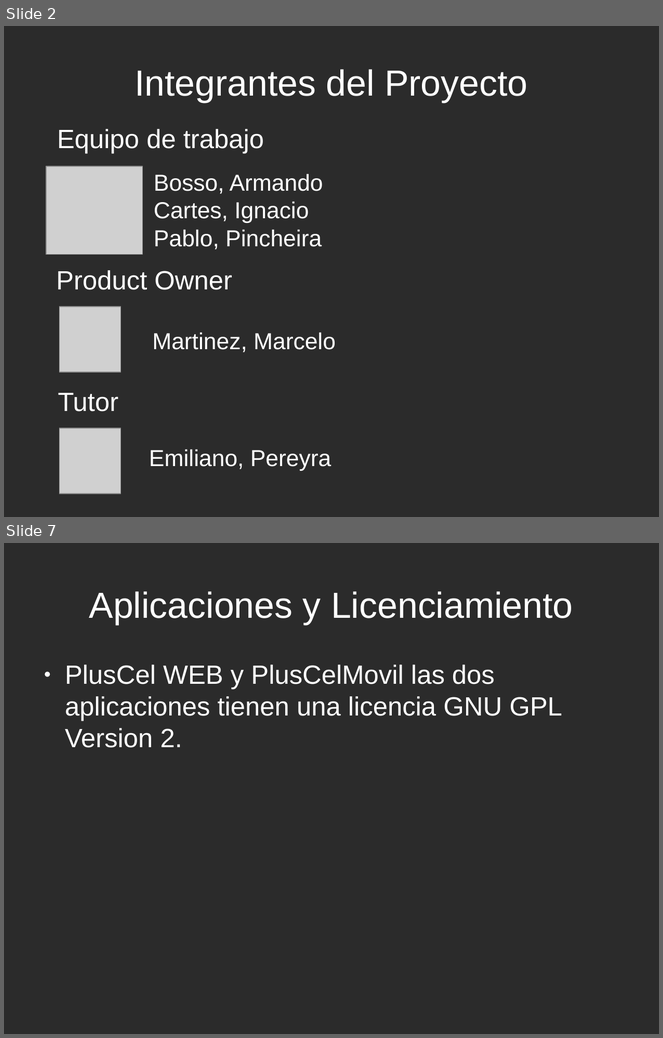
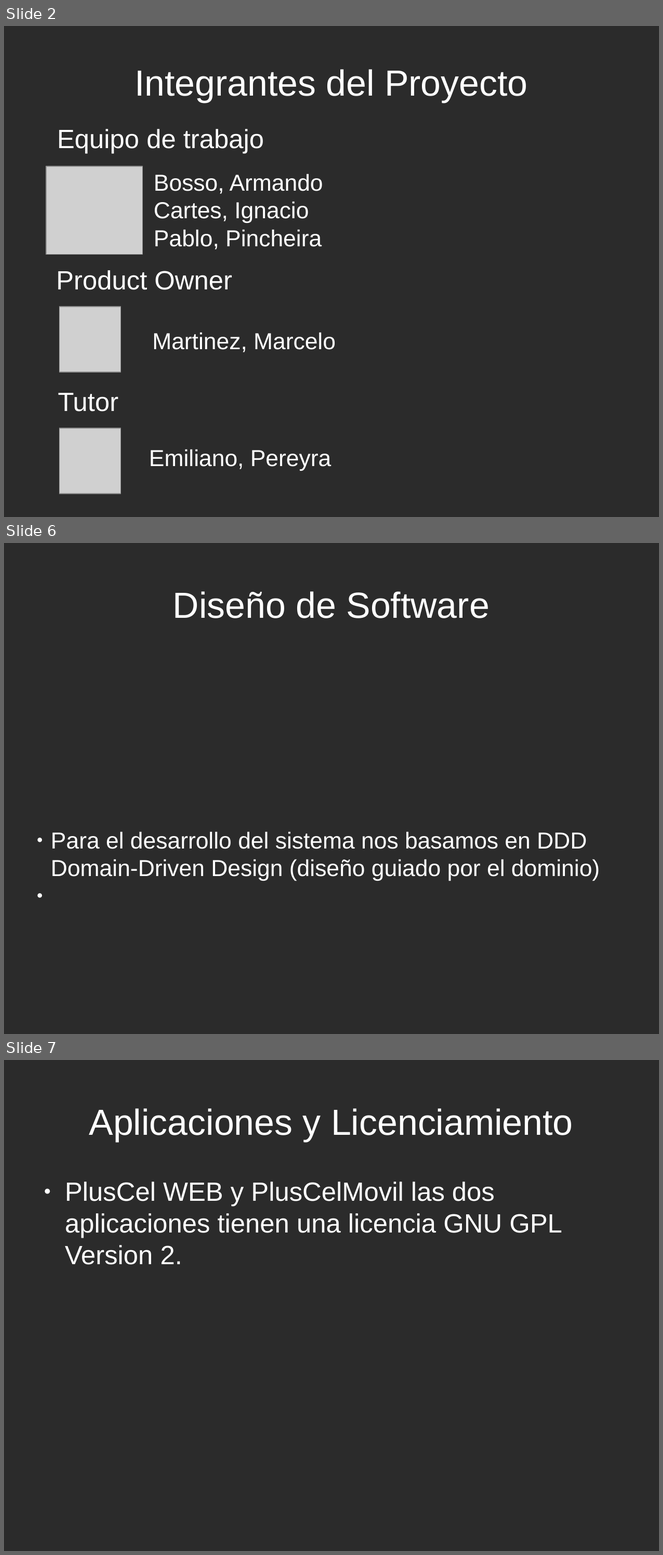
Before and after one commit to PlusCel/PlusCel, a slide deck: presentacion/PresentacionFinal.odp. Shown one above the other, each under a label of ours: slides 2 and 7 before the commit, slides 2, 6 and 7 after it; the slides between them are not shown. The pictures are 663x1038 and 663x1555 pixels, drawn with LibreOffice and Linux fonts; fonts in the diff are those of the drawing; grey boxes stand for pictures; background and template pictures are left out; a plain dark background stands for a picture behind light text. Boxes give left, top, right and bottom in pixels: in the first picture for what was removed or moved away, otherwise in the second. Text is boxed around its words. In the diff, an @@ line names an element or a change of style, - is before the commit and + after.

```diff
--- a/presentacion/PresentacionFinal.odp
+++ b/presentacion/PresentacionFinal.odp
@@ slide 6 added at bbox=[4, 543, 659, 1034], background picture (left out) @@
@@ title added at bbox=[173, 591, 490, 618], 44 pt, text #FFFFFF @@
+Diseño de Software
@@ subtitle added at bbox=[51, 832, 600, 881], 28 pt, text #FFFFFF @@
+● Para el desarrollo del sistema nos basamos en DDD Domain-Driven Design (diseño guiado por el dominio)
```
Also in this commit, not shown: 7 slides changed, 3 other slides added, 3 slides removed, 8 other files.
